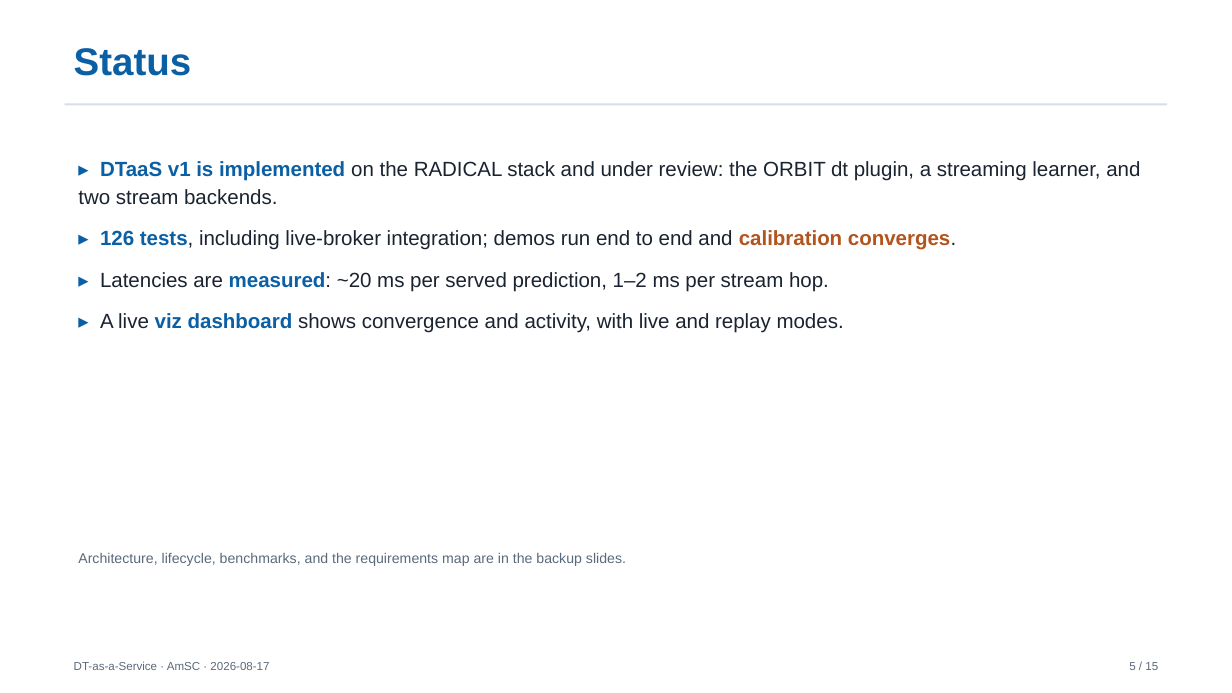
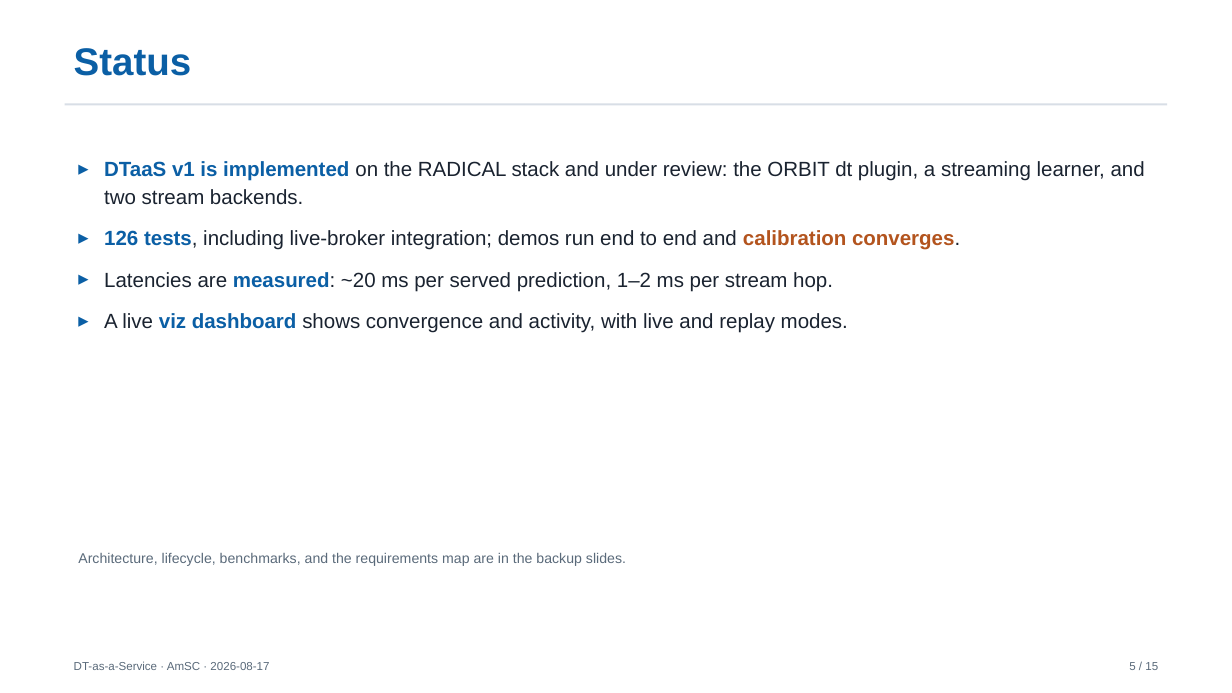
Before and after one commit to radical-collaboration/amsc, a slide deck: slide 5 of presentations/2026-08-17-dtaas.pptx. Drawn at 1232x693 pixels with LibreOffice and Linux fonts; fonts in the diff are those of the drawing. Boxes give left, top, right and bottom in pixels: in the first picture for what was removed or moved away, otherwise in the second. Text is boxed around its words. In the diff, an @@ line names an element or a change of style, - is before the commit and + after.

```diff
--- a/presentations/2026-08-17-dtaas.pptx
+++ b/presentations/2026-08-17-dtaas.pptx
@@ text at box(104, 161, 1145, 333): text changed @@
-▸ DTaaS v1 is implemented on the RADICAL stack and under review: the ORBIT dt plugin, a streaming learner, and two stream backends.
-▸ 126 tests, including live-broker integration; demos run end to end and calibration converges.
-▸ Latencies are measured: ~20 ms per served prediction, 1–2 ms per stream hop.
-▸ A live viz dashboard shows convergence and activity, with live and replay modes.
+▸ DTaaS v1 is implemented on the RADICAL stack and under review: the ORBIT dt plugin, a streaming learner, and two stream backends.
+▸ 126 tests, including live-broker integration; demos run end to end and calibration converges.
+▸ Latencies are measured: ~20 ms per served prediction, 1–2 ms per stream hop.
+▸ A live viz dashboard shows convergence and activity, with live and replay modes.
```
Also in this commit, not shown: 6 other slides changed.
